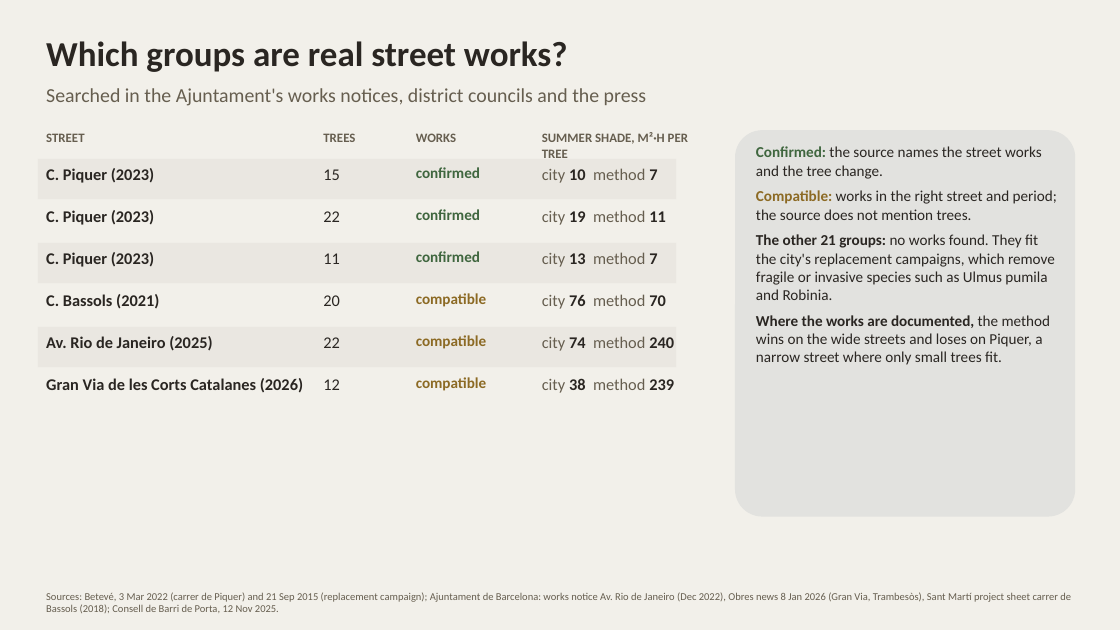
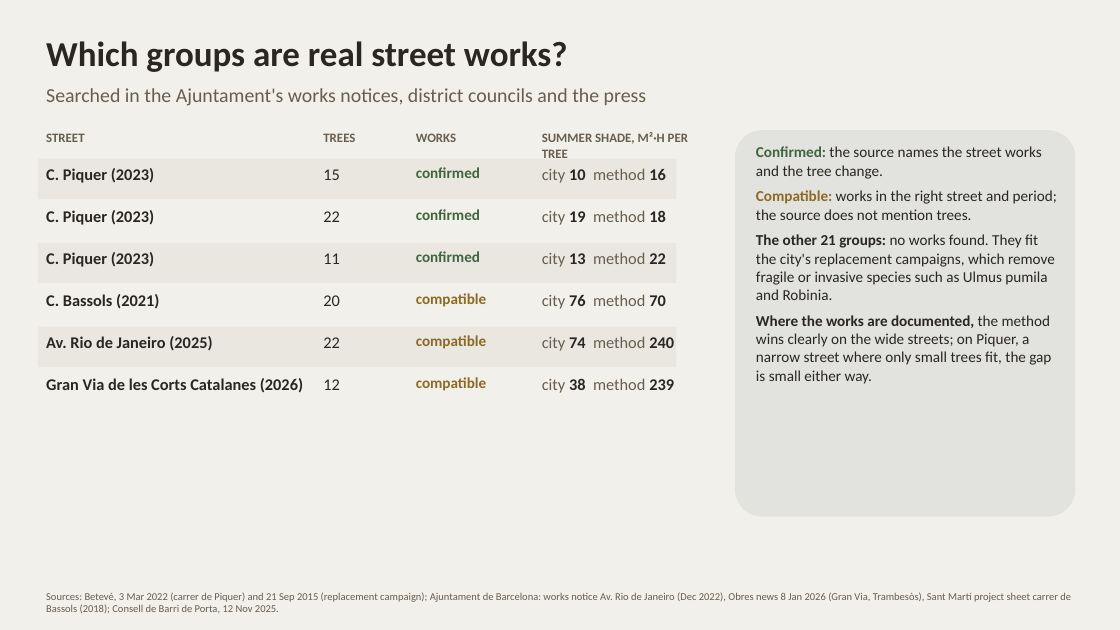
Before and after one commit to giofox96/shade-and-sponge, a slide deck: slide 3 of slides/backtest_works.pptx. Drawn at 1120x630 pixels with LibreOffice and Linux fonts; fonts in the diff are those of the drawing. Boxes give left, top, right and bottom in pixels: in the first picture for what was removed or moved away, otherwise in the second. Text is boxed around its words. In the diff, an @@ line names an element or a change of style, - is before the commit and + after.

```diff
--- a/slides/backtest_works.pptx
+++ b/slides/backtest_works.pptx
@@ text at (542,168,666,183): text changed @@
-city 10 method 7
+city 10 method 16
@@ text at (542,210,666,225): text changed @@
-city 19 method 11
+city 19 method 18
@@ text at (542,252,666,267): text changed @@
-city 13 method 7
+city 13 method 22
@@ text at (756,315,1051,384): text changed @@
-Where the works are documented, the method wins on the wide streets and loses on Piquer, a narrow street where only small trees fit.
+Where the works are documented, the method wins clearly on the wide streets; on Piquer, a narrow street where only small trees fit, the gap is small either way.
```
Also in this commit, not shown: 7 other slides changed, 1 slide added, 3 other files.
